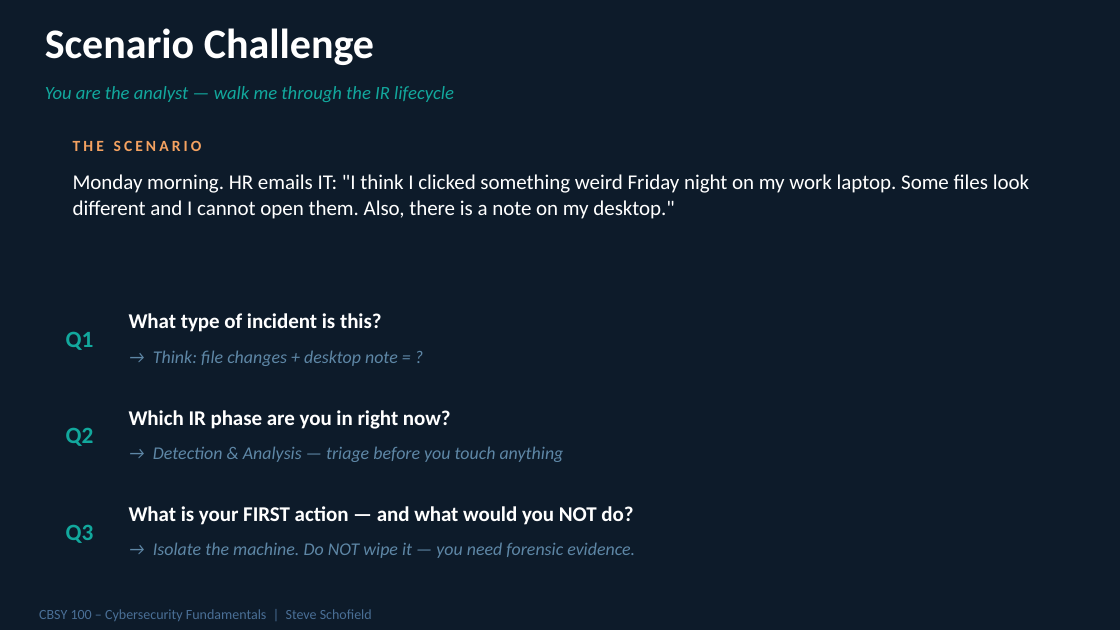
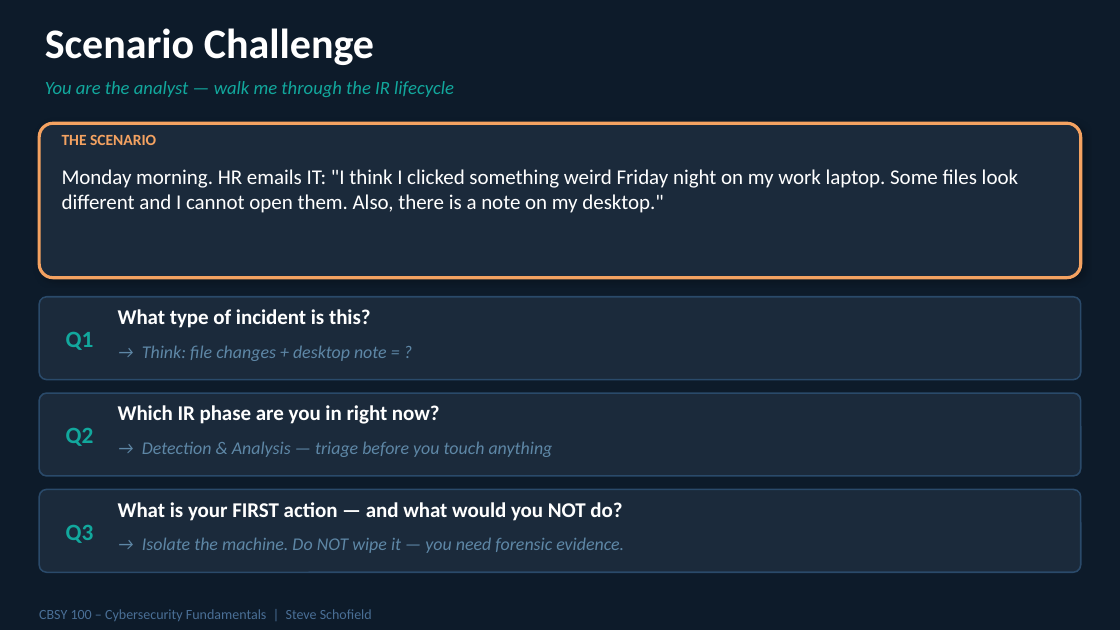
Before and after one commit to steveschofield/scripts, a slide deck: slide 5 of IR_Demo_Schofield.pptx. Drawn at 1120x630 pixels with LibreOffice and Linux fonts; fonts in the diff are those of the drawing. Boxes give left, top, right and bottom in pixels: in the first picture for what was removed or moved away, otherwise in the second. Text is boxed around its words. In the diff, an @@ line names an element or a change of style, - is before the commit and + after.

```diff
--- a/IR_Demo_Schofield.pptx
+++ b/IR_Demo_Schofield.pptx
@@ rectangle removed at bbox=[0, 0, 1120, 112] @@
@@ rounded rectangle at bbox=[39, 123, 1081, 278]: shape to rounded rectangle; shadow off @@
@@ text "THE SCENARIO" at bbox=[62, 135, 156, 145]: letter spacing 2 to 0 pt; vertical alignment middle to top @@
@@ text "Monday morning. HR emails IT: ...": place and size @@
-text "Monday morning. HR emails IT: ..." at bbox=[73, 174, 1029, 219]
+text "Monday morning. HR emails IT: ..." at bbox=[62, 169, 1018, 213]
@@ shape to rounded rectangle in 3 elements at bbox=[39, 297, 1081, 380], bbox=[39, 393, 1081, 476], bbox=[39, 489, 1081, 572] @@
@@ vertical alignment middle to top in 7 elements at bbox=[45, 81, 454, 97], bbox=[142, 345, 387, 361], bbox=[142, 441, 553, 457], bbox=[142, 537, 624, 553], bbox=[118, 309, 371, 328], bbox=[118, 405, 440, 424], bbox=[118, 502, 622, 521] @@
```
Also in this commit, not shown: 6 other slides changed.
